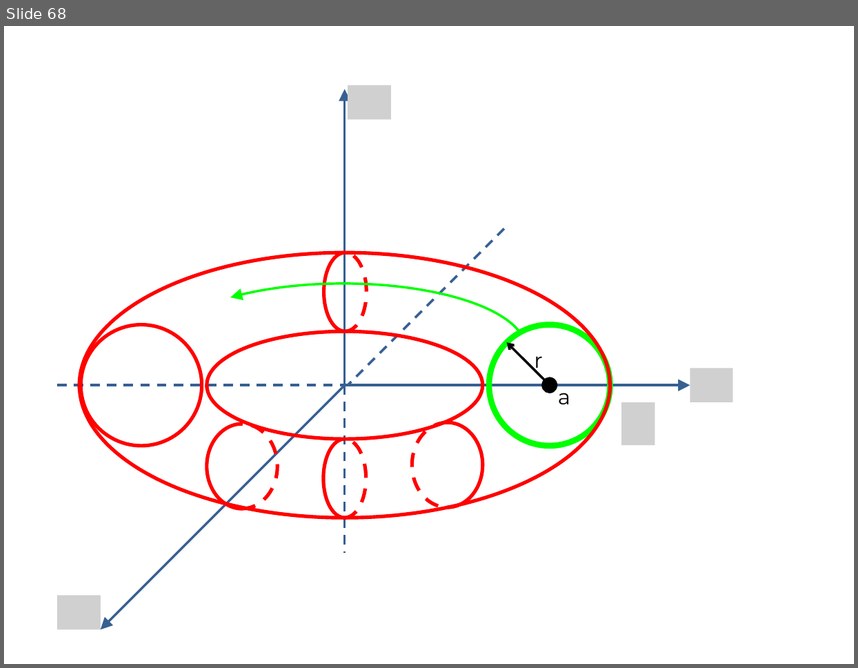
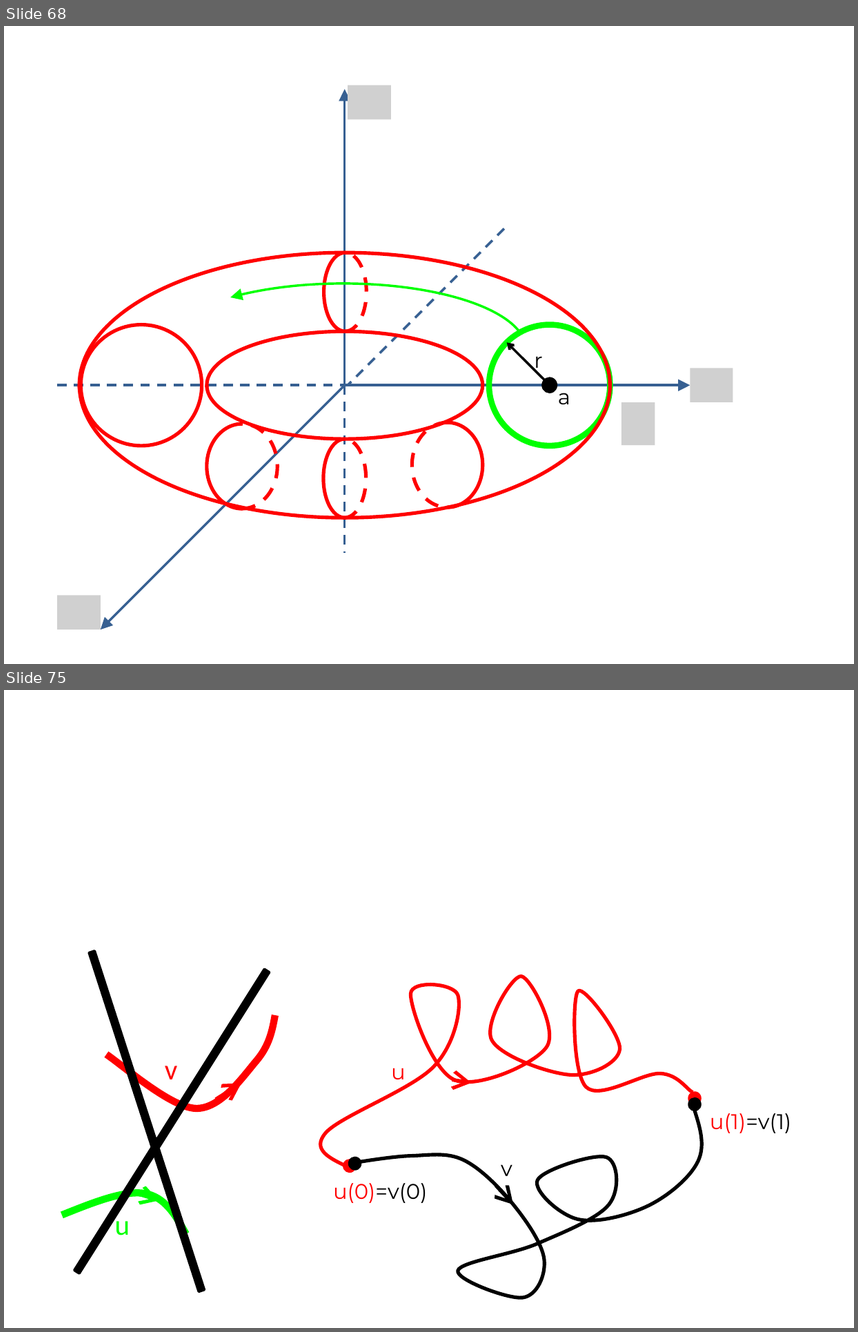
Before and after one commit to lutteropp/GeoTopo, a slide deck: images/Bilder.pptx. Shown one above the other, each under a label of ours: slide 68 before the commit, slides 68 and 75 after it; the slides between them are not shown. The pictures are 858x668 and 858x1332 pixels, drawn with LibreOffice and Linux fonts; fonts in the diff are those of the drawing; grey boxes stand for pictures. Boxes give left, top, right and bottom in pixels: in the first picture for what was removed or moved away, otherwise in the second. Text is boxed around its words. In the diff, an @@ line names an element or a change of style, - is before the commit and + after.

```diff
--- a/images/Bilder.pptx
+++ b/images/Bilder.pptx
@@ slide 75 added at (x1=4, y1=690, x2=854, y2=1328), background #FFFFFF @@
@@ rectangle added at (x1=89, y1=950, x2=204, y2=1291), fill #000000, outline #000000 2 pt @@
@@ rectangle added at (x1=74, y1=969, x2=270, y2=1272), fill #000000, outline #000000 2 pt @@
@@ freeform shape added at (x1=320, y1=976, x2=693, y2=1167), outline #FF0000 3 pt @@
@@ freeform shape added at (x1=107, y1=1015, x2=275, y2=1108), outline #FF0000 6 pt @@
@@ text added at (x1=165, y1=1065, x2=178, y2=1079), 24 pt, text #FF0000 @@
+v
@@ arrow added from (216, 1099) to (241, 1083), #FF0000 3 pt @@
@@ text added at (x1=391, y1=1067, x2=406, y2=1079), 18 pt, text #FF0000 @@
+u
@@ arrow added from (455, 1080) to (472, 1083), #FF0000 3 pt @@
@@ ellipse added at (x1=688, y1=1092, x2=702, y2=1105), fill #FF0000 @@
@@ ellipse added at (x1=688, y1=1097, x2=702, y2=1111), fill #000000 @@
@@ freeform shape added at (x1=355, y1=1108, x2=701, y2=1297), outline #000000 3 pt @@
@@ text added at (x1=710, y1=1113, x2=791, y2=1133), 18 pt, text #000000 @@
+u(1)=v(1)
@@ ellipse added at (x1=343, y1=1159, x2=357, y2=1172), fill #FF0000 @@
@@ ellipse added at (x1=348, y1=1156, x2=362, y2=1170), fill #000000 @@
@@ text added at (x1=501, y1=1164, x2=513, y2=1176), 18 pt, text #000000 @@
+v
@@ text added at (x1=333, y1=1183, x2=427, y2=1203), 18 pt, text #000000 @@
+u(0)=v(0)
@@ arrow added from (496, 1185) to (513, 1204), #000000 3 pt @@
@@ freeform shape added at (x1=62, y1=1192, x2=186, y2=1233), outline #00FF00 6 pt @@
@@ arrow added from (129, 1191) to (159, 1200), #00FF00 3 pt @@
@@ text added at (x1=115, y1=1212, x2=130, y2=1235), 24 pt, text #00FF00 @@
+u
```
Also in this commit, not shown: 9 other slides added, 24 other files.
